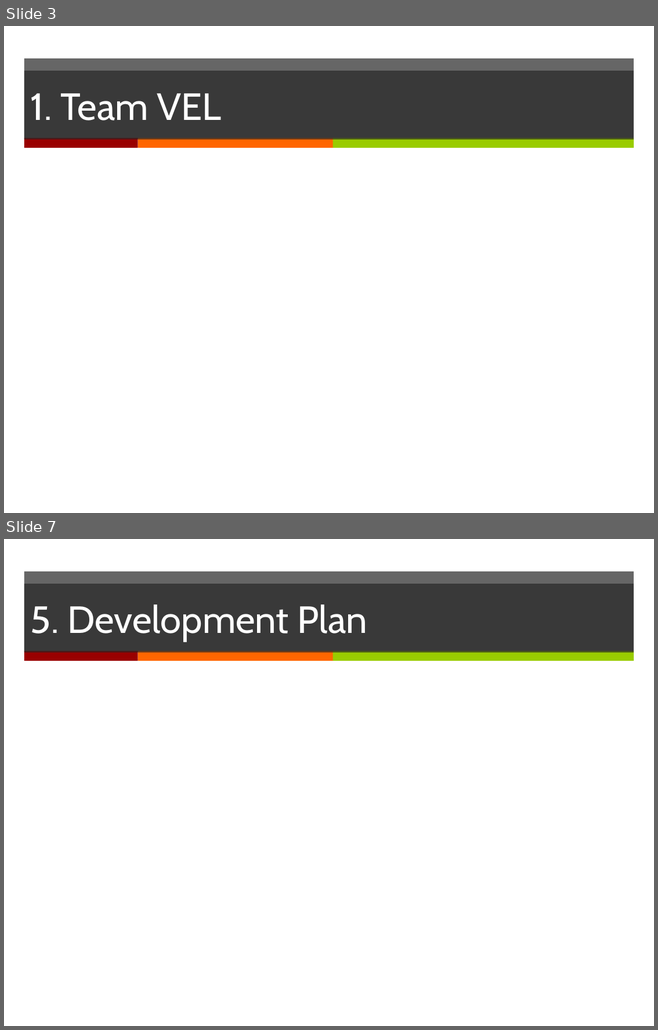
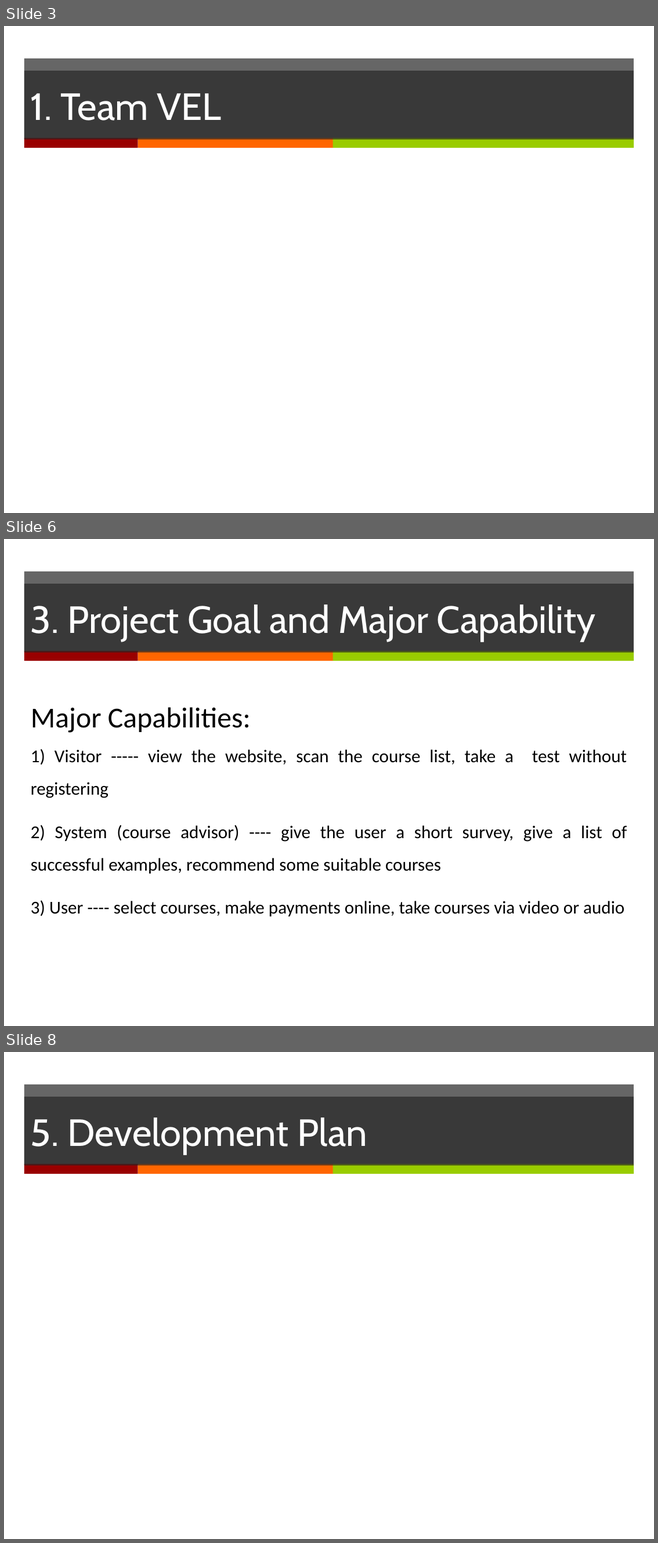
Before and after one commit to yadwinds/761_VEL, a slide deck: PCB/02 Plans & Actuals/2.1_Project Plan/Project Plan_(presentation)v0.1.pptx. Shown one above the other, each under a label of ours: slides 3 and 7 before the commit, slides 3, 6 and 8 after it; the slides between them are not shown. The pictures are 658x1030 and 658x1543 pixels, drawn with LibreOffice and Linux fonts; fonts in the diff are those of the drawing. Boxes give left, top, right and bottom in pixels: in the first picture for what was removed or moved away, otherwise in the second. Text is boxed around its words. In the diff, an @@ line names an element or a change of style, - is before the commit and + after.

```diff
--- a/PCB/02 Plans & Actuals/2.1_Project Plan/Project Plan_(presentation)v0.1.pptx
+++ b/PCB/02 Plans & Actuals/2.1_Project Plan/Project Plan_(presentation)v0.1.pptx
@@ slide 6 added at [4, 539, 654, 1026], background #FFFFFF; not listed: 4 template elements that a slide beside it also shows @@
@@ title added at [24, 584, 633, 653], fill #262626 at 70% opacity, 42 pt, text #FFFFFF @@
+3. Project Goal and Major Capability
@@ text added at [31, 707, 626, 917], 20 pt, text #000000 @@
+Major Capabilities:
+1) Visitor ----- view the website, scan the course list, take a test without registering
+2) System (course advisor) ---- give the user a short survey, give a list of successful examples, recommend some suitable courses
+3) User ---- select courses, make payments online, take courses via video or audio
@@ what was slide 7 is now slide 8 @@
```
Also in this commit, not shown: 2 slides changed, 2 other slides added, 2 slides removed, 1 other file.
